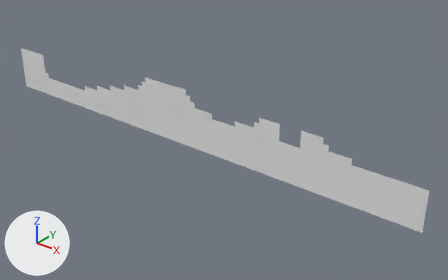
The OBJ model MardukGame/Assets/Tiled2Unity/Meshes/level3.obj as it was, and as the next commit left it.
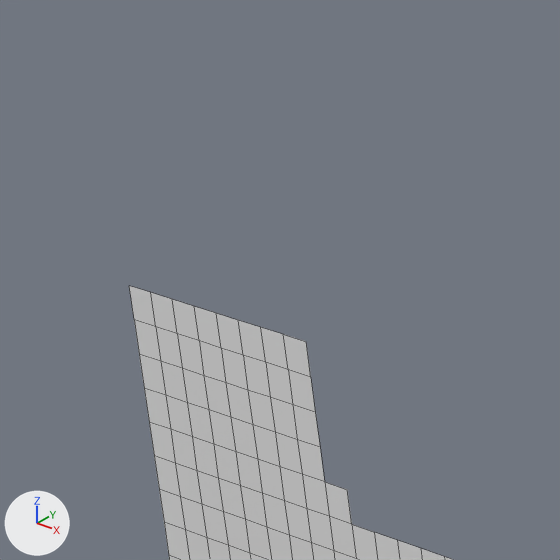
Each version is shown whole from a camera (50 mm lens) standing at (1233.0, -4847.0, 1391.0) and looking at (-2834.0, 236.0, -1761.0), then close up on the part from 1% to 17% of the width and 4% to 29% of the height. Lighting does not change. The marker at lower left points along +X, +Y and +Z. The close-ups show mesh edges as thin lines. Where no turn or scale is listed for an object, it has been applied to the vertices.

The first close-up shows 'level3'.
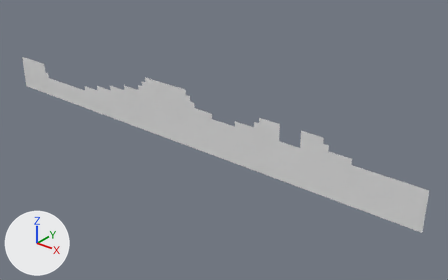
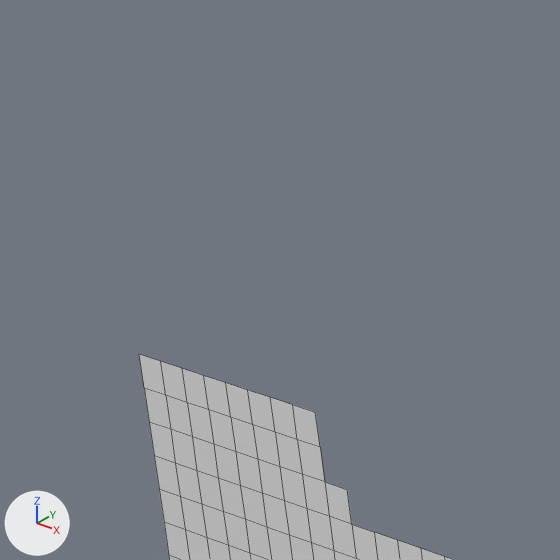
Location of each change, (x1, y1, x2, y2) in pixels of the close-ups (560 x 560 px):
'level3', reshaped: before (129, 286, 453, 560); after (139, 354, 453, 560)
part 1 of me_level3, deleted: before (129, 286, 315, 412)

The change, as a list of edits to the scene's bpy script:
```text
Change me_level3:
    used by ob_level3; location = (0.0, 0.0, 0.0)
    remove me_level3.from_pydata(...)  # 835 vertices, 718 faces; spans x -6336.0..-320.0, y 0.0, z -1856.0..-1152.0
    add me_level3.from_pydata(...)  # 817 vertices, 702 faces; spans x -6336.0..-320.0, y 0.0, z -1856.0..-1152.0
    me_level3 part 1
    18 vertices are removed from x -6336.0..-5824.0, y 0.0, z -1344.0..-1280.0
    16 faces are deleted
```
